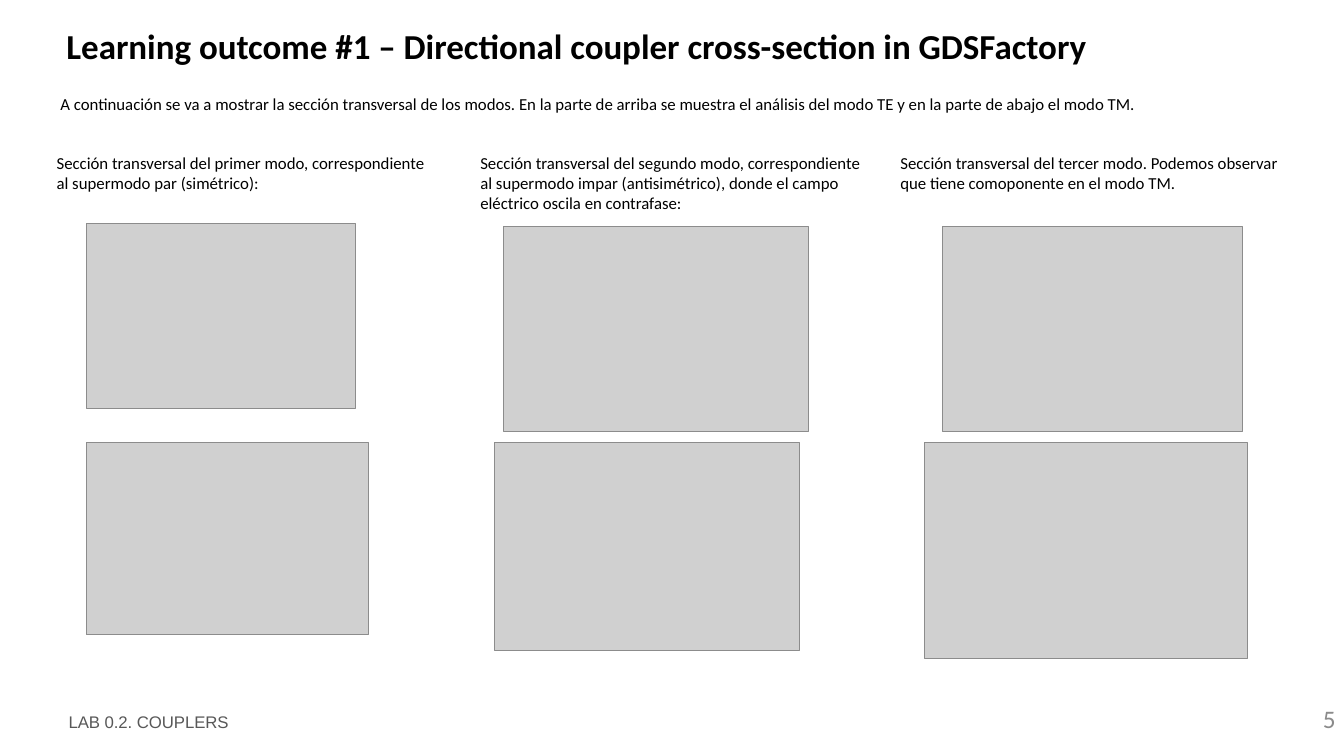
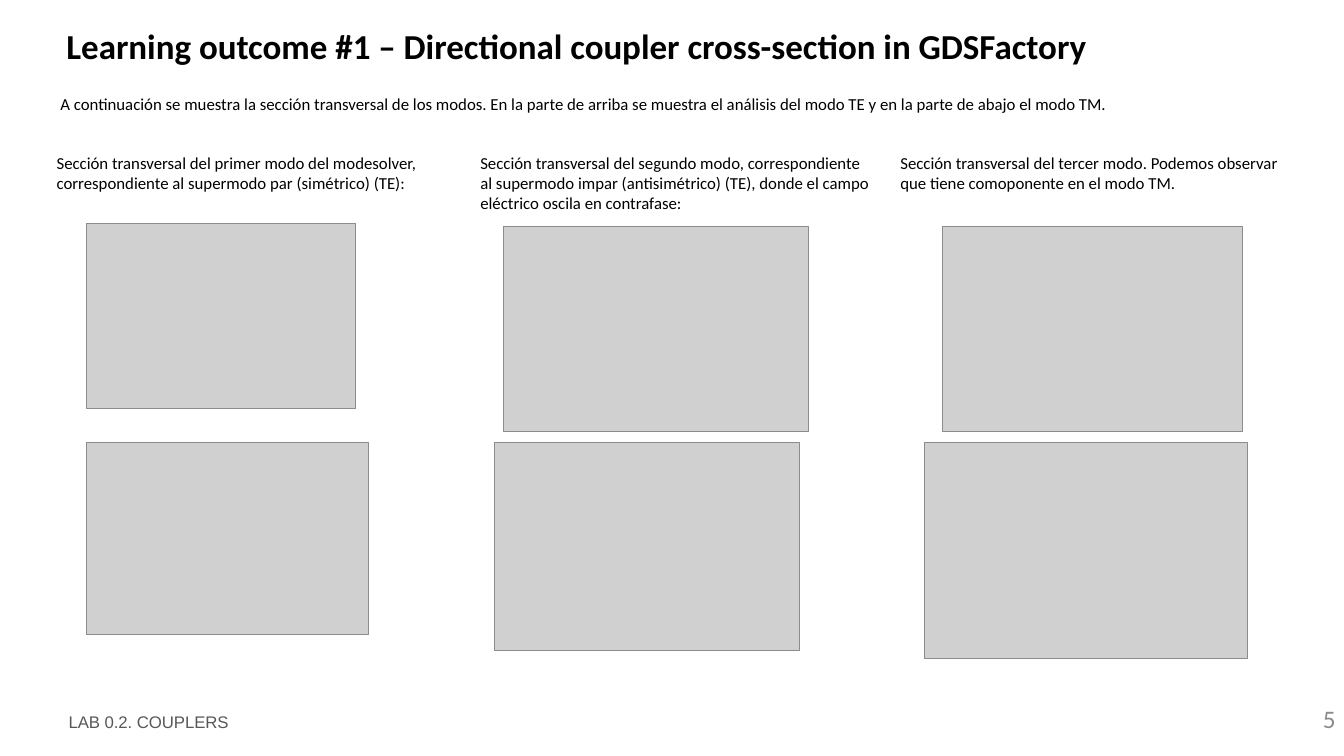
Before and after one commit to snacmuo/pic-upv-lab0, a slide deck: slide 5 of LabBook_020.pptx. Drawn at 1344x756 pixels with LibreOffice and Linux fonts; fonts in the diff are those of the drawing; grey boxes stand for pictures; background and template pictures are left out. Boxes give left, top, right and bottom in pixels: in the first picture for what was removed or moved away, otherwise in the second. Text is boxed around its words. In the diff, an @@ line names an element or a change of style, - is before the commit and + after.

```diff
--- a/LabBook_020.pptx
+++ b/LabBook_020.pptx
@@ text at [60, 98, 1106, 113]: text changed @@
-A continuación se va a mostrar la sección transversal de los modos. En la parte de arriba se muestra el análisis del modo TE y en la parte de abajo el modo TM.
+A continuación se muestra la sección transversal de los modos. En la parte de arriba se muestra el análisis del modo TE y en la parte de abajo el modo TM.
@@ text at [57, 157, 416, 192]: text changed @@
-Sección transversal del primer modo, correspondiente
-al supermodo par (simétrico):
+Sección transversal del primer modo del modesolver, correspondiente al supermodo par (simétrico) (TE):
@@ text at [480, 177, 869, 209]: text changed @@
-al supermodo impar (antisimétrico), donde el campo eléctrico oscila en contrafase:
+al supermodo impar (antisimétrico) (TE), donde el campo eléctrico oscila en contrafase:
```
Also in this commit, not shown: 1 other slide changed, 1 slide removed, 1 other file.
